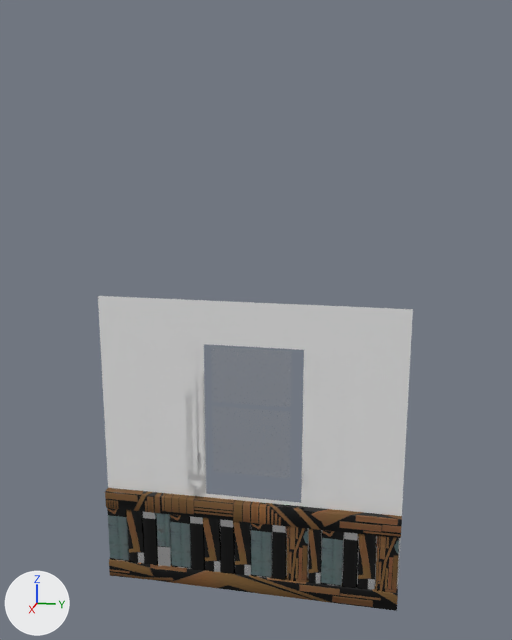
The FBX model Assets/04_Art/Assets/Modular Assets/Windows/Modular_Windows.fbx: old version first, new version second.
Rendered twice from a 50 mm camera at (10.04, 2.03, 6.95) aimed at (0.1, 0.04, 4.47). Lighting does not change. The marker at lower left points along +X, +Y and +Z. Where no turn or scale is listed for an object, it has been applied to the vertices.

Names of what the first picture shows: 'windows_mular'.
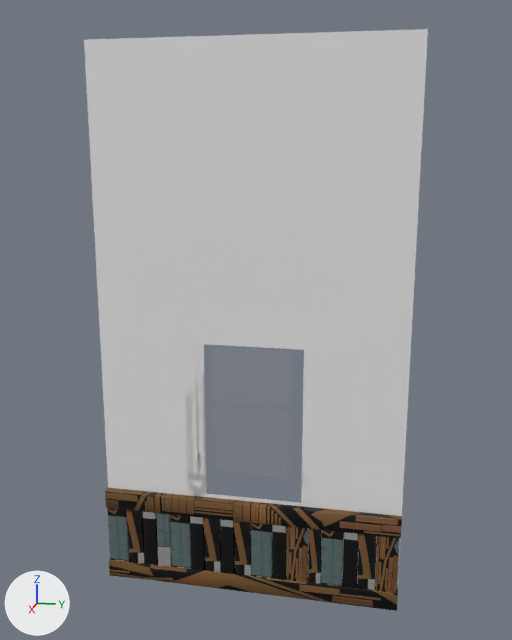
Where the newer file only moved an object's origin or applied its transform, the numbers keep the older frame.

Changed parts and their boxes (x1, y1, x2, y2) in the pictures (512 x 640 px):
'windows_mular', reshaped (9% wider, 84% taller): before (98, 296, 413, 611); after (84, 29, 428, 611)
part 1 of me_plane_001, added: after (84, 29, 428, 356)

What changed in the scene script:
```text
Change me_plane_001:
    used by ob_windows_mular; location = (0.11, -0.09, 0.85)
    remove me_plane_001.from_pydata(...)  # 843 vertices, 618 faces; spans x -0.16..0.05, y -2.37..2.37, z -0.91..3.86
    add me_plane_001.from_pydata(...)  # 843 vertices, 1204 faces; spans x -0.16..0.05, y -2.37..2.37, z -0.91..7.56
    me_plane_001 part 1: 4 vertices added at x -0.08, y -2.37..2.37, z 7.56
```
